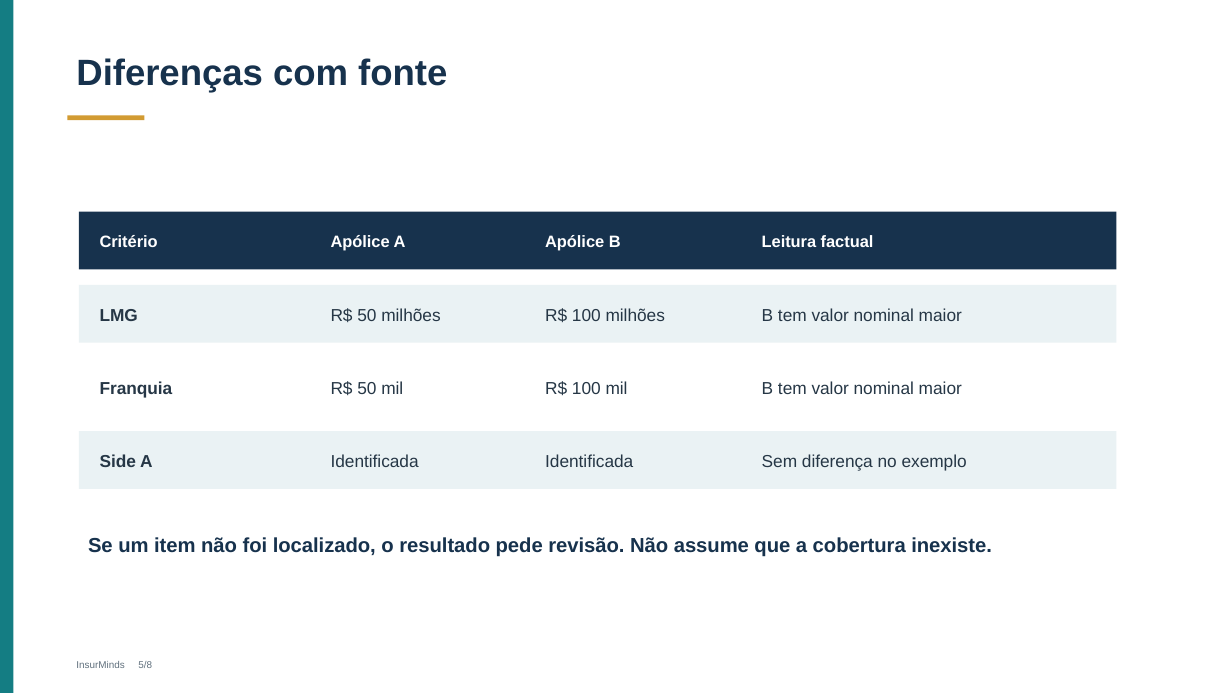
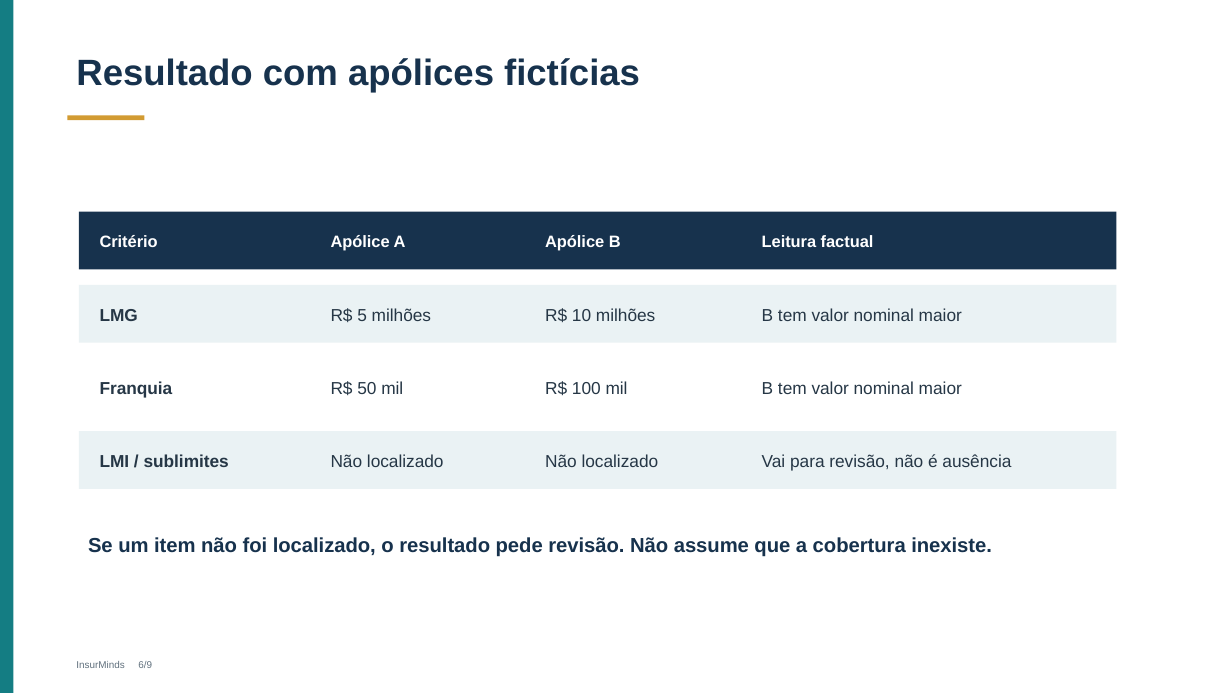
Before and after one commit to jhenifferg/insurminds-do-policy-analyzer, a slide deck: slide 6 of Projeto_Final_Artefatos/InsurMinds_Projeto_Final.pptx (slide 5 before the commit). Drawn at 1232x693 pixels with LibreOffice and Linux fonts; fonts in the diff are those of the drawing. Boxes give left, top, right and bottom in pixels: in the first picture for what was removed or moved away, otherwise in the second. Text is boxed around its words. In the diff, an @@ line names an element or a change of style, - is before the commit and + after.

```diff
--- a/Projeto_Final_Artefatos/InsurMinds_Projeto_Final.pptx
+++ b/Projeto_Final_Artefatos/InsurMinds_Projeto_Final.pptx
@@ text at <box>76,58,640,92</box>: text changed @@
-Diferenças com fonte
+Resultado com apólices fictícias
@@ text at <box>331,308,431,322</box>: text changed @@
-R$ 50 milhões
+R$ 5 milhões
@@ text at <box>545,308,655,322</box>: text changed @@
-R$ 100 milhões
+R$ 10 milhões
@@ text at <box>100,454,229,467</box>: text changed @@
-Side A
+LMI / sublimites
@@ text at <box>331,454,444,467</box>: text changed @@
-Identificada
+Não localizado
@@ text at <box>545,454,659,467</box>: text changed @@
-Identificada
+Não localizado
@@ text at <box>762,454,1011,471</box>: text changed @@
-Sem diferença no exemplo
+Vai para revisão, não é ausência
```
Also in this commit, not shown: 7 other slides changed, 1 slide added, 1 other file.
